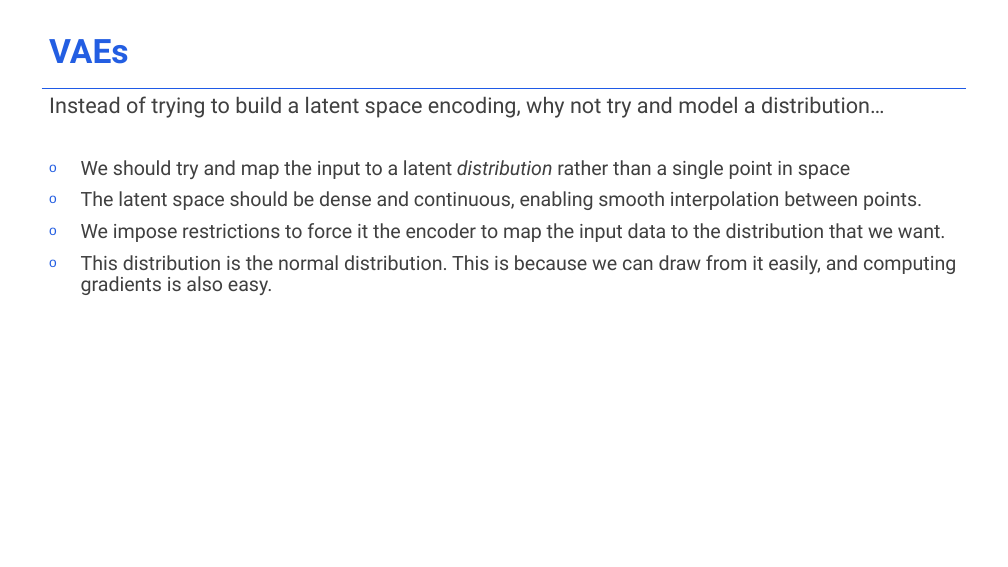
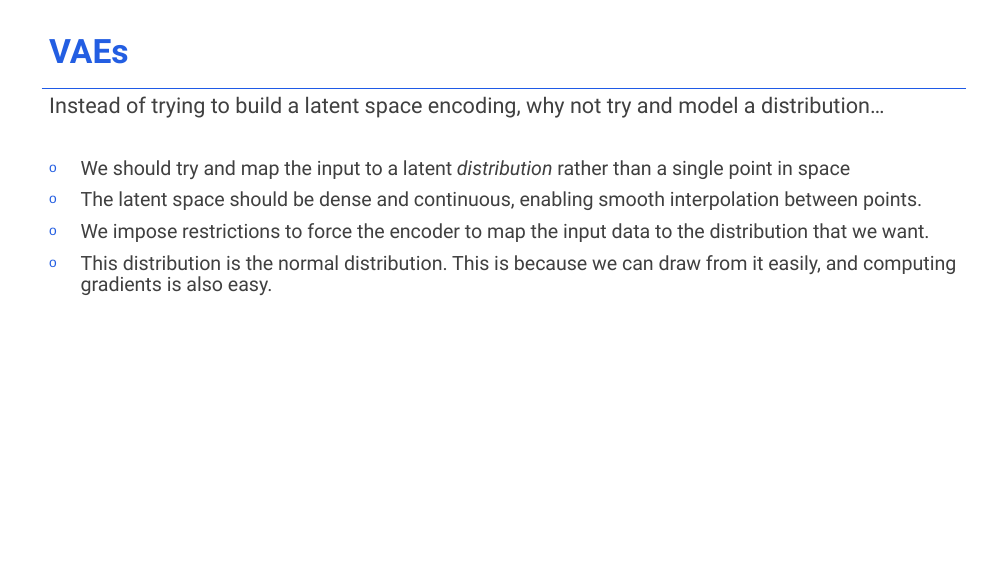
Before and after one commit to acceleratescience/diffusion-models, a slide deck: slide 8 of slides/3_Building-blocks.pptx. Drawn at 1008x567 pixels with LibreOffice and Linux fonts; fonts in the diff are those of the drawing; background and template pictures are left out. Boxes give left, top, right and bottom in pixels: in the first picture for what was removed or moved away, otherwise in the second. Text is boxed around its words. In the diff, an @@ line names an element or a change of style, - is before the commit and + after.

Commit message:
chore: fix spelling mistake in vae slides

```diff
--- a/slides/3_Building-blocks.pptx
+++ b/slides/3_Building-blocks.pptx
@@ text at <box>81,223,930,242</box>: text changed @@
-o We impose restrictions to force it the encoder to map the input data to the distribution that we want.
+o We impose restrictions to force the encoder to map the input data to the distribution that we want.
```
